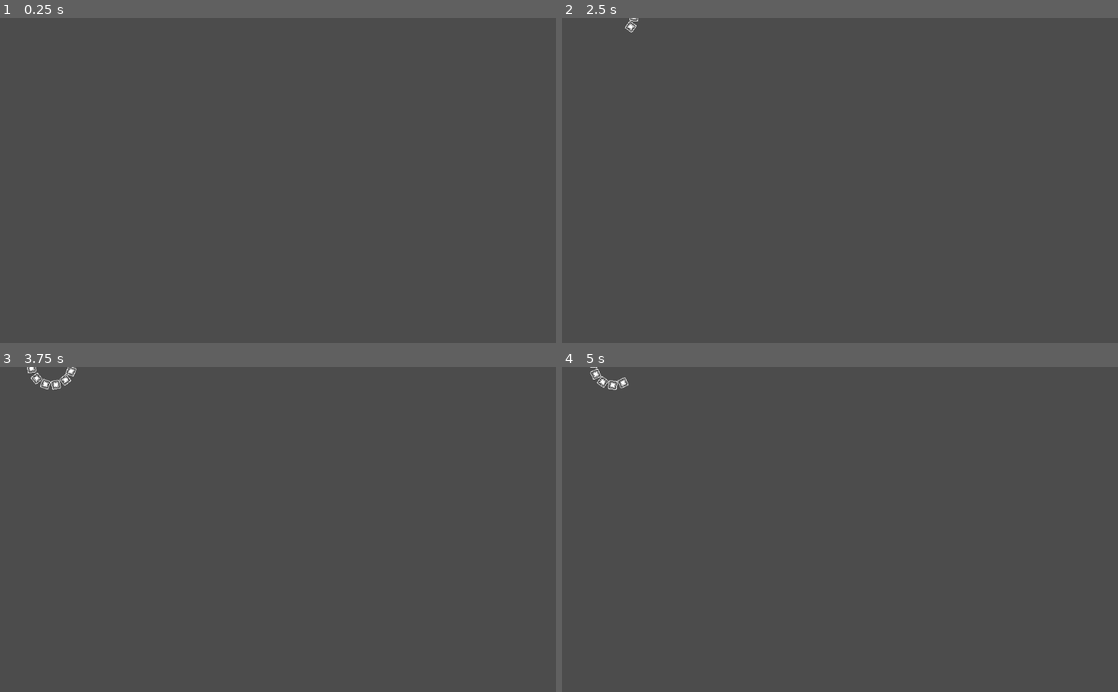
Above: before the commit, frames 1-4 (two rows, left to right).
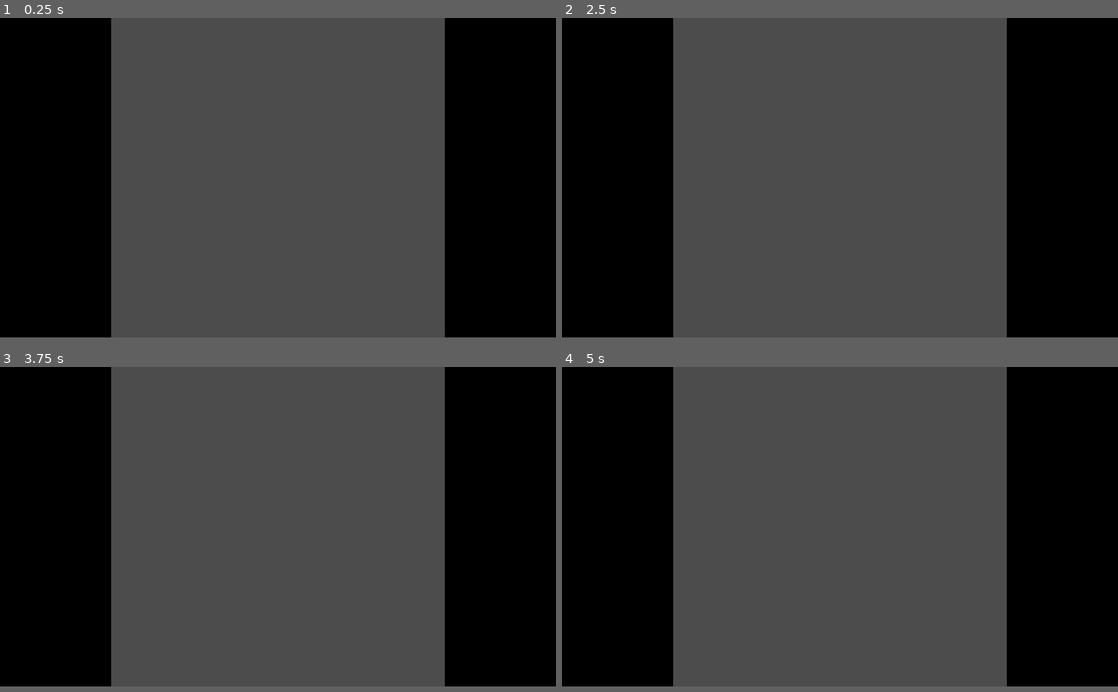
Above: after the commit, the same moments.

Repository: MetRiko/TK-Jam-2022
Game: Godot game, scene res://Scenes/Root.tscn
The game is run twice, just before and just after one commit, with the same random seed, the same clock (stepped at 60 frames per second) and the same inputs.
Inputs (mouse positions are in pixels of both pictures, inside the frame that each line leads up to):
- Up to frame 1 (0.25 s): no input
- Up to frame 2 (2.5 s): tap Enter (ui_accept) at 0.5, 1.35, 1.52, 1.82, 2 s; move the mouse to (962, 164) at 0.52 s; hold Right (ui_right) 0.53-1.28 s; hold Enter (ui_accept) 0.53-1.28 s; click (962, 164) at 0.67 s; move the mouse to (728, 196) at 1.27 s; hold Down (ui_down) 1.28-2.03 s; move the mouse to (895, 109) at 2.02 s; hold Right (ui_right) from 2.03 s (still down); hold Enter (ui_accept) from 2.03 s (still down)
- Up to frame 3 (3.75 s): move the mouse to (250, 594) at 2.77 s; release Enter (ui_accept) at 2.78 s; tap Enter (ui_accept) at 2.85, 3.02, 3.32 s; click (250, 594) at 2.92 s; move the mouse to (444, 578) at 3.52 s; release Right (ui_right) at 3.53 s; hold Left (ui_left) from 3.53 s (still down); hold Enter (ui_accept) from 3.53 s (still down)
- Up to frame 4 (5 s): keep holding Left (ui_left); move the mouse to (673, 480) at 4.27 s; release Enter (ui_accept) at 4.28 s; tap Enter (ui_accept) at 4.35, 4.52, 4.82 s
In our replay, the window is 800x468 before the commit and 800x460 after it. These sizes can differ from the game's own. Grey fills any space a smaller window leaves; there, only what the larger window draws over its background counts as a difference.

The runs differ from the first frame. In frame 1, 39% of the frame differs, in the area x 0-100%, y 0-99%; in frame 2, 39%; in frame 3, 39%; in frame 4, 39%.

Commit message:
Combine mechanics after merge

Diff:
--- a/Scenes/Level.tscn
+++ b/Scenes/Level.tscn
@@ -1,52 +1,64 @@
-[gd_scene load_steps=5 format=2]
+[gd_scene load_steps=8 format=2]
 
 [ext_resource path="res://Scenes/Ball.tscn" type="PackedScene" id=1]
 [ext_resource path="res://Sprites/pixelFullSquare.png" type="Texture" id=2]
 [ext_resource path="res://Tetris/TetrisField.tscn" type="PackedScene" id=3]
 
+[sub_resource type="RectangleShape2D" id=3]
+extents = Vector2( 320, 8 )
+
+[sub_resource type="RectangleShape2D" id=5]
+extents = Vector2( 64, 220 )
+
+[sub_resource type="RectangleShape2D" id=4]
+extents = Vector2( 320, 16 )
+
 [sub_resource type="RectangleShape2D" id=2]
-extents = Vector2( 523, 6.75001 )
+extents = Vector2( 64, 220 )
 
 [node name="Level" type="Node2D"]
 
 [node name="TetrisField" parent="." instance=ExtResource( 3 )]
-position = Vector2( -246, -223 )
+position = Vector2( 128, 0 )
 
 [node name="Ball" parent="." instance=ExtResource( 1 )]
 position = Vector2( 0, 125 )
 scale = Vector2( 0.8, 0.8 )
 
+[node name="BallsDestroyer" type="StaticBody2D" parent="."]
+
+[node name="CollisionShape2D" type="CollisionShape2D" parent="BallsDestroyer"]
+position = Vector2( 320, -32 )
+shape = SubResource( 3 )
+
 [node name="Walls" type="StaticBody2D" parent="."]
 
-[node name="CollisionShape2D" type="CollisionShape2D" parent="Walls"]
-position = Vector2( 0, -145.5 )
+[node name="Sprite" type="Sprite" parent="Walls"]
+modulate = Color( 0, 0, 0, 1 )
+position = Vector2( 512, 0 )
+scale = Vector2( 8, 23 )
+texture = ExtResource( 2 )
+centered = false
+
+[node name="Sprite2" type="Sprite" parent="Walls"]
+modulate = Color( 0, 0, 0, 1 )
+scale = Vector2( 8, 23 )
+texture = ExtResource( 2 )
+centered = false
+
+[node name="CollisionShape2D2" type="CollisionShape2D" parent="Walls"]
+position = Vector2( 64, 180 )
+shape = SubResource( 5 )
+
+[node name="CollisionShape2D4" type="CollisionShape2D" parent="Walls"]
+position = Vector2( 320, 384 )
+shape = SubResource( 4 )
+
+[node name="CollisionShape2D3" type="CollisionShape2D" parent="Walls"]
+position = Vector2( 576, 180 )
 shape = SubResource( 2 )
 
-[node name="Sprite" type="Sprite" parent="Walls/CollisionShape2D"]
-position = Vector2( -3.76105e-05, 0 )
-scale = Vector2( 65.375, 1 )
-texture = ExtResource( 2 )
-
-[node name="CollisionShape2D2" type="CollisionShape2D" parent="Walls"]
-position = Vector2( -256, 368 )
-rotation = 1.5708
-shape = SubResource( 2 )
-
-[node name="Sprite" type="Sprite" parent="Walls/CollisionShape2D2"]
-position = Vector2( -3.76105e-05, 0 )
-scale = Vector2( 65.375, 1 )
-texture = ExtResource( 2 )
-
-[node name="CollisionShape2D3" type="CollisionShape2D" parent="Walls"]
-position = Vector2( 255, 368 )
-rotation = 1.5708
-shape = SubResource( 2 )
-
-[node name="Sprite" type="Sprite" parent="Walls/CollisionShape2D3"]
-position = Vector2( -3.76105e-05, 0 )
-scale = Vector2( 65.375, 1 )
-texture = ExtResource( 2 )
-
 [node name="Camera2D" type="Camera2D" parent="."]
+anchor_mode = 0
 current = true
 zoom = Vector2( 0.5, 0.5 )
--- a/Scenes/Player.gd
+++ b/Scenes/Player.gd
@@ -1,7 +1,7 @@
 extends KinematicBody2D
 
 
-var direction: Vector2 = Vector2.UP
+var direction: Vector2 = Vector2.DOWN
 var velocity: int = 100
 var rotationAngle: float = deg2rad(3)
 var forward_vector = Vector2(0,1)
--- a/Scenes/Root.tscn
+++ b/Scenes/Root.tscn
@@ -1,8 +1,13 @@
-[gd_scene load_steps=2 format=2]
+[gd_scene load_steps=3 format=2]
 
 [ext_resource path="res://Scenes/Snake.tscn" type="PackedScene" id=1]
+[ext_resource path="res://Scenes/Level.tscn" type="PackedScene" id=2]
 
 [node name="Root" type="Node2D"]
+position = Vector2( 14, 14 )
+
+[node name="Level" parent="." instance=ExtResource( 2 )]
+position = Vector2( 182, 109 )
 
 [node name="Snake" parent="." instance=ExtResource( 1 )]
-position = Vector2( 182, 109 )
+position = Vector2( 504, 164 )
--- a/Scenes/Segment.tscn
+++ b/Scenes/Segment.tscn
@@ -7,13 +7,12 @@
 extents = Vector2( 8, 8 )
 
 [node name="Segment" type="KinematicBody2D" groups=["segments"]]
-collision_layer = 2
+collision_layer = 0
+collision_mask = 0
 script = ExtResource( 2 )
 
 [node name="Sprite" type="Sprite" parent="."]
-position = Vector2( 0, -8 )
 texture = ExtResource( 1 )
 
 [node name="CollisionShape2D" type="CollisionShape2D" parent="."]
-position = Vector2( 0, -8 )
 shape = SubResource( 1 )
--- a/Scenes/Snake.gd
+++ b/Scenes/Snake.gd
@@ -13,6 +13,7 @@
 
 var segmentScene = preload("res://Scenes/Segment.tscn")
 
+onready var snakeHead = $SnakeHead
 
 func _ready():
 	pass
@@ -47,13 +48,11 @@
 		rotations.erase(key)
 
 func update_positions_with_head_bottom_position(frame_count: int):
-	var head_bottom = get_tree().get_nodes_in_group("head_bottom")[0]
 	var position_obj = Position.new(
-		head_bottom.global_position.x,
-		head_bottom.global_position.y
+		snakeHead.global_position.x,
+		snakeHead.global_position.y
 	)
 	positions[frame_count] = position_obj
 
 func update_rotations_with_head_rotation(frame_count: int):
-	var head = get_tree().get_nodes_in_group("head")[0]
-	rotations[frame_count] = head.rotation
+	rotations[frame_count] = snakeHead.rotation
--- a/Scenes/SnakeHead.tscn
+++ b/Scenes/SnakeHead.tscn
@@ -7,6 +7,8 @@
 extents = Vector2( 8, 8 )
 
 [node name="SnakeHead" type="KinematicBody2D" groups=["head"]]
+collision_layer = 0
+collision_mask = 0
 script = ExtResource( 2 )
 
 [node name="CollisionShape2D" type="CollisionShape2D" parent="."]
@@ -14,6 +16,3 @@
 
 [node name="Sprite" type="Sprite" parent="."]
 texture = ExtResource( 1 )
-
-[node name="HeadBottom" type="Position2D" parent="." groups=["head_bottom"]]
-position = Vector2( 0, 8 )
--- a/Tetris/TetrisField.gd
+++ b/Tetris/TetrisField.gd
@@ -43,13 +43,13 @@
 ]
 
 func _physics_process(delta):
-	offset_y += 20.0 * delta
+	offset_y += 5.0 * delta
 	blocks.position.y = start_pos.y - offset_y
 
 func _ready():
 	randomize()
 	start_pos = blocks.position
-	_set_columns_amount(31)
+	_set_columns_amount(24)
 	$SpawnTimer.connect("timeout", self, "put_random_blocks_group_below")
 
 func _set_columns_amount(amount : int) -> void:
@@ -140,12 +140,12 @@
 
 #	if can_put_blocks_group_below(idx_x, blocks_group):
 
-func _input(event):
-	if event.is_action_pressed("ui_accept"):
-		put_random_block()
-	if event.is_action_pressed("ui_down"):
-		put_random_blocks_group_below()
-#		print(height_level_per_column)
+#func _input(event):
+#	if event.is_action_pressed("ui_accept"):
+#		put_random_block()
+#	if event.is_action_pressed("ui_down"):
+#		put_random_blocks_group_below()
+##		print(height_level_per_column)
 
 func put_block_below(idx_x : int) -> void:
 	var block = block_scene.instance()
--- a/Tetris/TetrisField.tscn
+++ b/Tetris/TetrisField.tscn
@@ -7,12 +7,12 @@
 script = ExtResource( 1 )
 
 [node name="Blocks" type="Node2D" parent="."]
-position = Vector2( 0, 282 )
+position = Vector2( 0, 429 )
 
 [node name="BottomLimit" type="Sprite" parent="."]
 modulate = Color( 1, 0, 0, 0.196078 )
-position = Vector2( 0, 282 )
-scale = Vector2( 31, 1.625 )
+position = Vector2( 0, 473 )
+scale = Vector2( 24, 1.625 )
 texture = ExtResource( 2 )
 centered = false
 
--- a/project.godot
+++ b/project.godot
@@ -17,6 +17,11 @@
 [autoload]
 
 AudioPlayer="*res://Scenes/AudioPlayer.tscn"
+
+[display]
+
+window/size/width=1280
+window/size/height=736
 
 [gui]
 
@@ -75,4 +80,5 @@
 
 [rendering]
 
+2d/snapping/use_gpu_pixel_snap=true
 environment/default_environment="res://default_env.tres"
